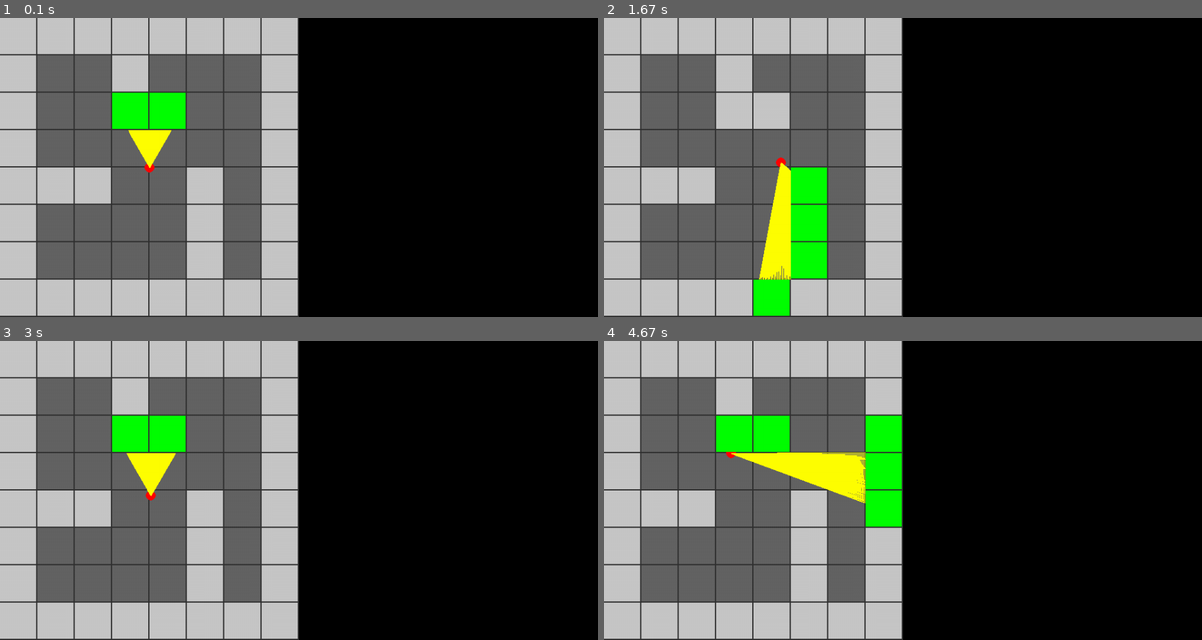
Above: before the commit, frames 1-4 (two rows, left to right).
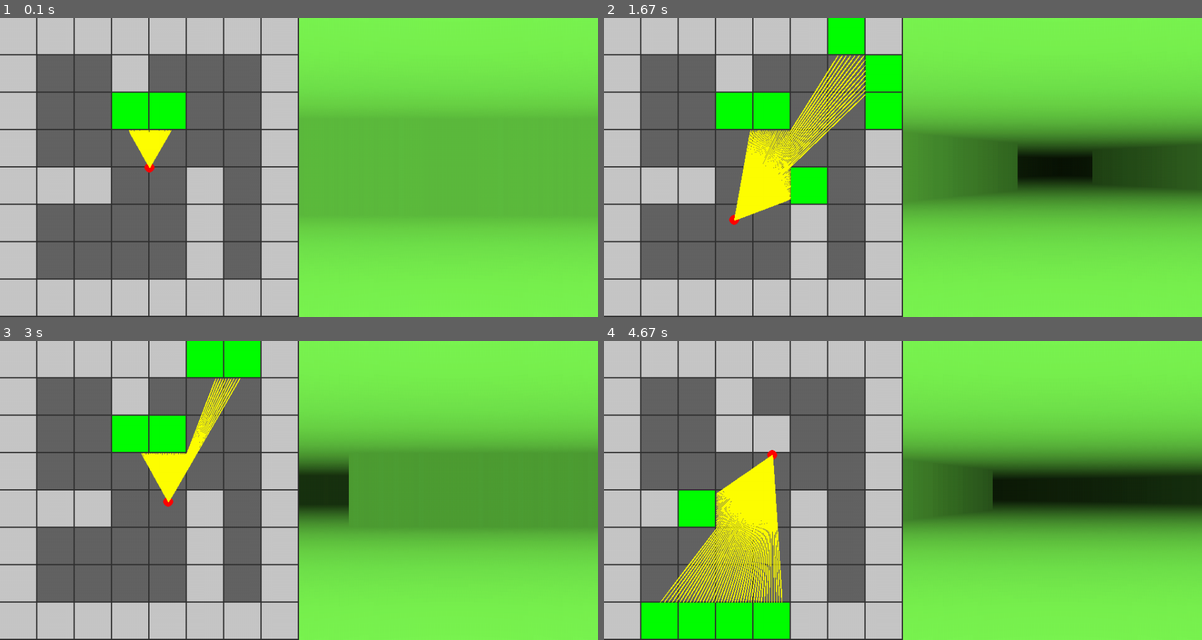
Above: after the commit, the same moments.

Repository: maksimKorzh/raycasting-tutorials
Game: pygame game, started from src/pygame-raycasting/raycasting.py
Two runs of this game, one before a commit and one after it. Both use one fixed random seed, a clock stepped at 60 frames per second and the inputs below.
Inputs:
- Up to frame 1 (0.1 s): no input
- Up to frame 2 (1.67 s): hold Right 0.33-0.8 s; hold Up 0.83-1.13 s; hold Right 1.17-1.63 s
- Up to frame 3 (3 s): hold Left 1.67-2.2 s; hold Down 2.23-2.53 s; hold Left 2.57-2.97 s
- Up to frame 4 (4.67 s): hold Up 3-3.37 s; hold Right 3.4-4.03 s; hold Down 4.07-4.43 s; hold Left from 4.47 s (still down)

The runs differ from the first frame. In frame 1, 50% of the frame differs, in the area x 21-100%, y 0-100%; in frame 2, 60%; in frame 3, 53%; in frame 4, 64%, in the area x 6-100%, y 0-100%.

Commit message:
slow verion rendering ceiling and floor

Diff:
--- a/src/pygame-raycasting/raycasting.py
+++ b/src/pygame-raycasting/raycasting.py
@@ -22,12 +22,16 @@
 # global constants
 SCREEN_HEIGHT = 480
 SCREEN_WIDTH = SCREEN_HEIGHT * 2
-CASTED_RAYS = 120
+CASTED_RAYS = 60
 MAP_SIZE = 8
 TILE_SIZE = SCREEN_HEIGHT / MAP_SIZE
 MAX_DEPTH = int(MAP_SIZE * TILE_SIZE)
 FIELD_OF_VIEW = math.pi / 3
 STEP_ANGLE = FIELD_OF_VIEW / CASTED_RAYS
+
+SCALE = (SCREEN_WIDTH / 2) / CASTED_RAYS
+HALF_HEIGHT = SCREEN_HEIGHT / 2
+PROJ_COEFF = 3 * CASTED_RAYS / (2 * math.tan(FIELD_OF_VIEW / 2)) * TILE_SIZE
 
 # global variables
 player_x = SCREEN_HEIGHT / 2
@@ -88,6 +92,17 @@
             # draw casting ray
             pygame.draw.line(win, (255, 255, 0), (player_x, player_y), (target_x, target_y))
 
+            ######################
+            # draw 3D projection
+            ######################
+
+            # fix fish eye view
+            depth *= math.cos(player_angle - start_angle)
+            proj_height = min(PROJ_COEFF / (depth + 0.0001), SCREEN_HEIGHT)
+            c = 255 / (1 + depth * depth * 0.0001)
+            color = (c / 2, c, c / 3)
+            pygame.draw.rect(win, color, (480 + ray * SCALE, HALF_HEIGHT - proj_height / 2, SCALE, proj_height))
+
         # increment angle
         start_angle += STEP_ANGLE
 
@@ -130,8 +145,8 @@
             player_y += 5 * math.cos(player_angle)
 
     # update player position/view
-    if keys[pygame.K_LEFT]: player_angle += 0.1
-    if keys[pygame.K_RIGHT]: player_angle -= 0.1
+    if keys[pygame.K_LEFT]: player_angle -= 0.1
+    if keys[pygame.K_RIGHT]: player_angle += 0.1
     if keys[pygame.K_UP]:
         player_x += 5 * math.sin(player_angle)
         player_y += 5 * math.cos(player_angle)
@@ -144,7 +159,7 @@
 
     # update frame according to FPS
     pygame.display.flip()
-    clock.tick(30)
+    clock.tick(60)
 
 # clean ups
 pygame.quit()
